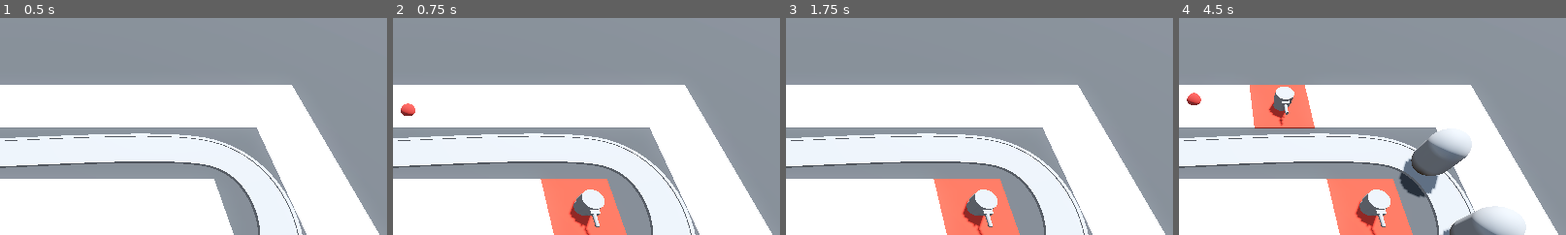
Above: before the commit, frames 1-4 (left to right).
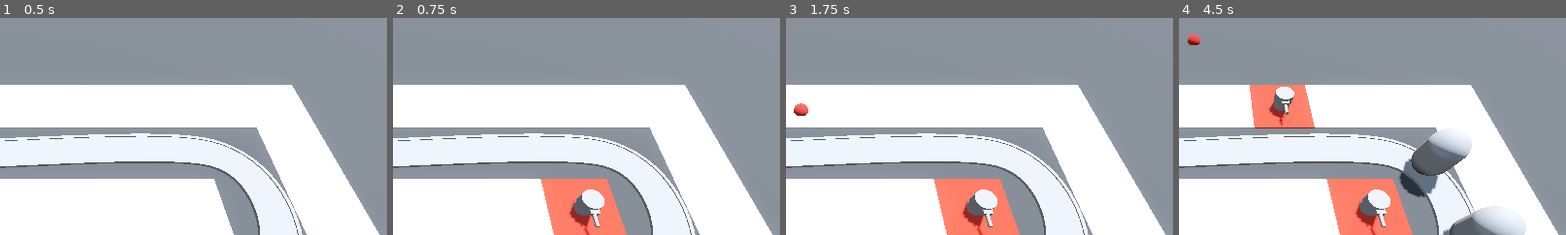
Above: after the commit, the same moments.

Repository: DapperMongoose/BarbarianBlaster
Game: Godot game, scene res://BaseLevel.tscn
The game is run twice, just before and just after one commit, with the same random seed, the same clock (stepped at 60 frames per second) and the same inputs.
Inputs (mouse positions are % of the whole screen's width and height, from its top left):
- Up to frame 1 (0.5 s): no input
- Up to frame 2 (0.75 s): move the mouse to (72, 45) at 0.52 s; press the mouse at (72, 45) at 0.53 s
- Up to frame 3 (1.75 s): move the mouse to (30, 55) at 1.27 s; release the mouse at (30, 55) at 1.28 s; click (30, 55) at 1.35 s
- Up to frame 4 (4.5 s): move the mouse to (60, 28) at 2.02 s; press the mouse at (60, 28) at 2.03 s; move the mouse to (45, 70) at 2.77 s; release the mouse at (45, 70) at 2.78 s; click (45, 70) at 2.85 s; move the mouse to (80, 65) at 3.52 s; press the mouse at (80, 65) at 3.53 s; move the mouse to (20, 35) at 4.27 s; release the mouse at (20, 35) at 4.28 s; click (20, 35) at 4.35 s
The pictures show only the part of the screen within x 48-98%, y 4-53%; the shares and areas given below are measured in that part.

Frame 1 is identical in both runs. In frame 2, 0.2% of the frame differs, in the area x 2-6%, y 39-46%; in frame 3, 0.2%; in frame 4, 0.3%, in the area x 2-6%, y 7-41%.

Commit message:
completed introducing timers lesson

Diff:
--- a/Turret/projectile.gd
+++ b/Turret/projectile.gd
@@ -6,3 +6,7 @@
 
 func _physics_process(delta: float) -> void:
 	position += (direction * speed) * delta
+
+
+func _on_timer_timeout() -> void:
+	queue_free()
--- a/Turret/projectile.tscn
+++ b/Turret/projectile.tscn
@@ -19,3 +19,10 @@
 
 [node name="CollisionShape3D" type="CollisionShape3D" parent="."]
 shape = SubResource("SphereShape3D_1gv1b")
+
+[node name="Timer" type="Timer" parent="."]
+wait_time = 2.0
+one_shot = true
+autostart = true
+
+[connection signal="timeout" from="Timer" to="." method="_on_timer_timeout"]
--- a/Turret/turret.gd
+++ b/Turret/turret.gd
@@ -2,6 +2,8 @@
 
 @export var projectile: PackedScene
 
-func _ready():
+@onready var barrel: MeshInstance3D = $TurretBase/TurretTop/Visor/Barrel
+
+func _on_timer_timeout() -> void:
 	var shot = projectile.instantiate()
-	add_child(shot)
+	barrel.add_child(shot)
--- a/Turret/turret.tscn
+++ b/Turret/turret.tscn
@@ -39,3 +39,8 @@
 transform = Transform3D(1, 0, 0, 0, -4.37114e-08, -1, 0, 1, -4.37114e-08, 0, 0, 0.35)
 mesh = SubResource("CylinderMesh_0nlaq")
 skeleton = NodePath("../..")
+
+[node name="Timer" type="Timer" parent="."]
+autostart = true
+
+[connection signal="timeout" from="Timer" to="." method="_on_timer_timeout"]
Not shown: 4 places in MeshLibraries/SpaceLibrary.tres that only renumber resources
